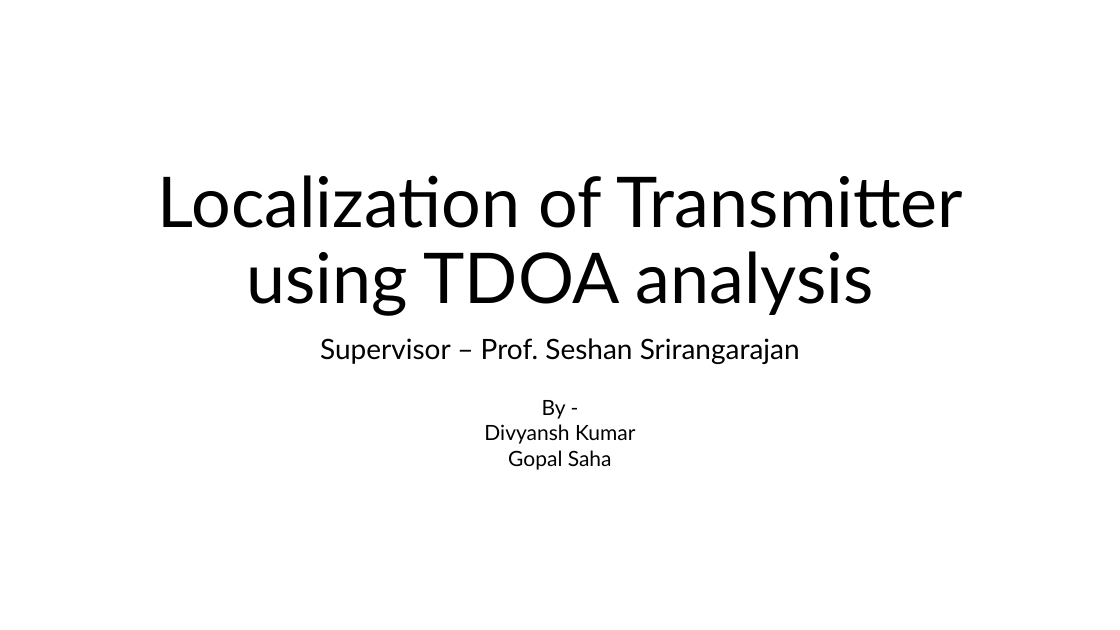
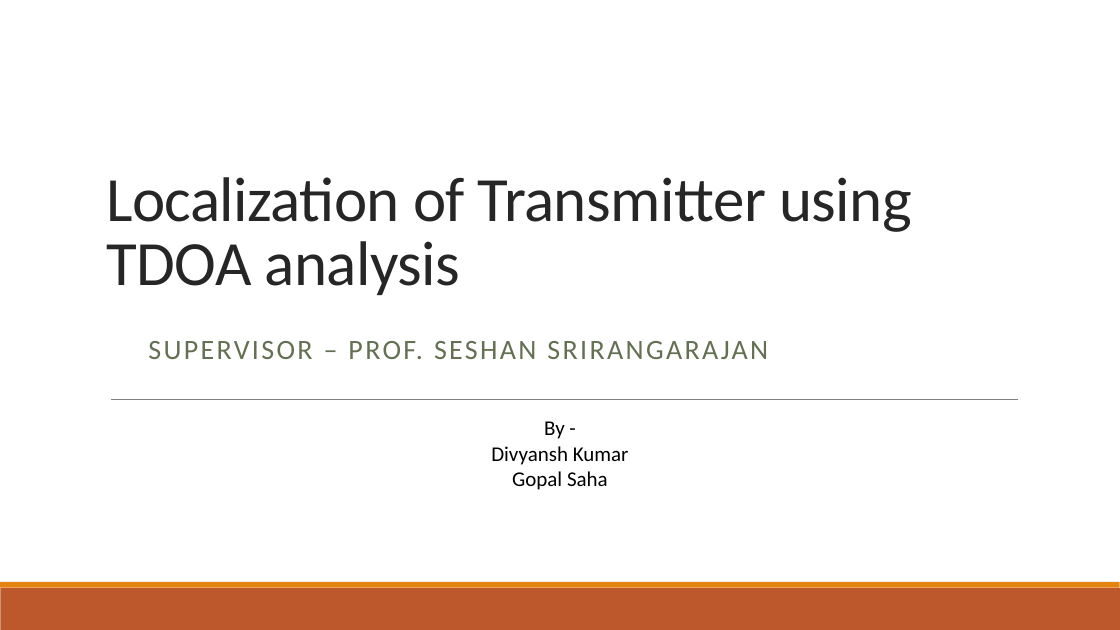
Before and after one commit to DivyanshDiplo/TDOA-analysis-BTP, a slide deck: slide 1 of Localization of Transmitter using TDOA analysis.pptx. Drawn at 1120x630 pixels with LibreOffice and Linux fonts; fonts in the diff are those of the drawing. Boxes give left, top, right and bottom in pixels: in the first picture for what was removed or moved away, otherwise in the second. Text is boxed around its words. In the diff, an @@ line names an element or a change of style, - is before the commit and + after.

```diff
--- a/Localization of Transmitter using TDOA analysis.pptx
+++ b/Localization of Transmitter using TDOA analysis.pptx
@@ title "Localization of Transmitter using TDOA ...": place and size @@
-title "Localization of Transmitter using TDOA ..." at <box>158,175,963,316</box>
+title "Localization of Transmitter using TDOA ..." at <box>106,177,911,295</box>
@@ title "Localization of Transmitter using TDOA ..." at <box>106,177,911,295</box>: size 60 to 54 pt, font Lato to Calibri, text colour #000000 to #262626, letter spacing 0 to -0.5 pt; alignment centre to left; line spacing 0.9 to 0.85 @@
@@ subtitle at <box>148,341,768,359</box>: text changed; font Lato to Calibri; text colour #000000 to #637052 @@
-Supervisor – Prof. Seshan Srirangarajan
+SUPERVISOR – PROF. SESHAN SRIRANGARAJAN
@@ line added from (111, 399) to (1018, 399), #808080 0.5 pt @@
@@ text "By -": place and size @@
-text "By -" at <box>484,400,635,470</box>
+text "By -" at <box>491,421,629,490</box>
@@ text "By -" at <box>491,421,629,490</box>: font Lato to Calibri @@
@@ rectangle added at <box>0,588,1120,630</box>, fill #BD582C @@
@@ rectangle added at <box>0,582,1120,588</box>, fill #E48312 @@
```
Also in this commit, not shown: 3 slides added, 8 other files.
